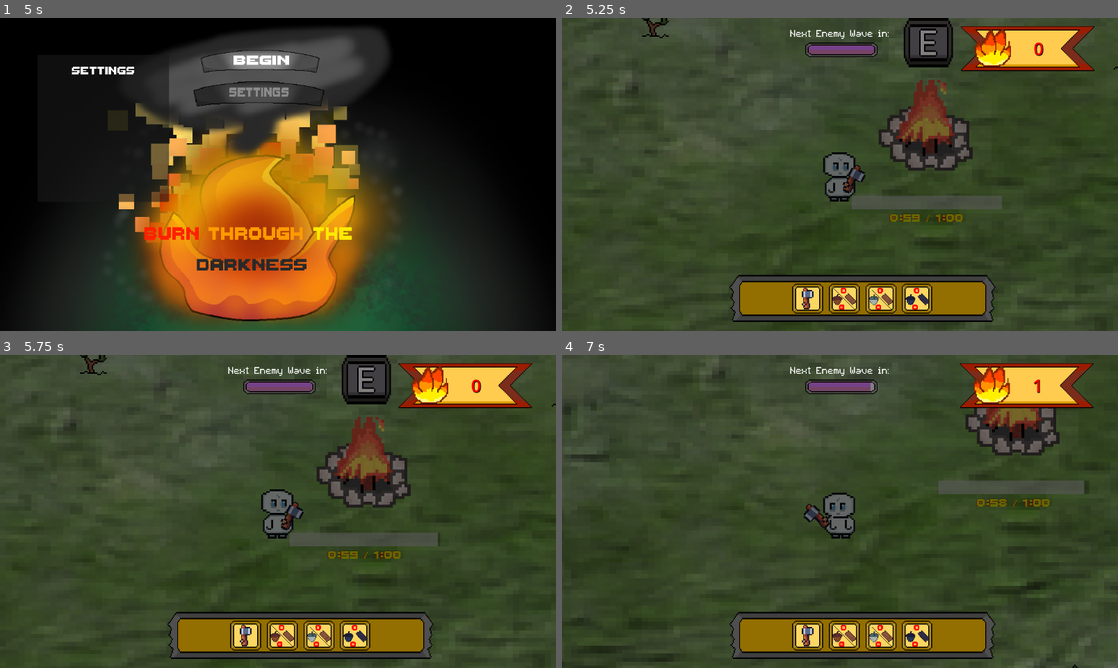
Above: before the commit, frames 1-4 (two rows, left to right).
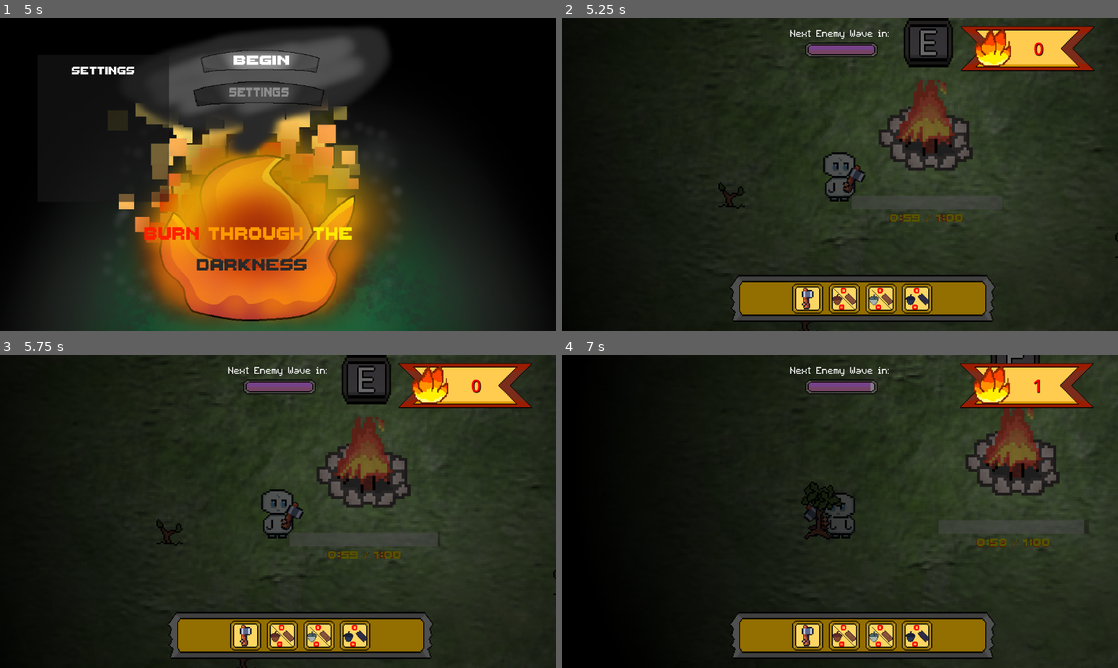
Above: after the commit, the same moments.

Repository: DaqCode/GameDevJS2025
Game: Godot game, scene res://scenes/UI/menu/menu.tscn
Same seed, same stepped clock (60 frames per second), same inputs: the game is played once before the commit and once after it.
Inputs (mouse positions are in pixels of both pictures, inside the frame that each line leads up to):
- Up to frame 1 (5 s): tap Enter at 0.5 s; move the mouse to (400, 158) at 0.52 s; hold D (right) 0.53-1.28 s; hold E (interact) 0.53-1.28 s; tap Space at 1.25 s; move the mouse to (166, 190) at 1.27 s; hold S (down) 1.28-2.03 s; tap E (interact) at 1.35, 2.85 s; move the mouse to (333, 105) at 2.02 s; hold D (right) 2.03-2.78 s; hold E (interact) 2.03-2.78 s; move the mouse to (250, 237) at 2.77 s; hold W (up) 2.78-3.53 s; move the mouse to (444, 221) at 3.52 s; hold A (left) 3.53-4.25 s; hold E (interact) 3.53-4.25 s; click (261, 96) at 4.25 s
- Up to frame 2 (5.25 s): click (823, 64) at 5 s
- Up to frame 3 (5.75 s): no input
- Up to frame 4 (7 s): tap Enter at 5.75 s; move the mouse to (673, 464) at 5.77 s; hold A (left) 5.78-6.53 s; tap E (interact) at 5.85 s; move the mouse to (867, 511) at 6.52 s; hold S (down) from 6.53 s (still down); hold E (interact) from 6.53 s (still down)

Frame 1 is identical in both runs. In frame 2, 53% of the frame differs, in the area x 0-100%, y 0-100%; in frame 3, 53%; in frame 4, 65%.

Commit message:
Fixed things I think? Its 12Am and im crashing out

Diff:
--- a/gamedevjs2025/events/events.gd
+++ b/gamedevjs2025/events/events.gd
@@ -19,3 +19,5 @@
 # used when an upgrade is bought, connects to tree type script to update their stats if needed
 # like for example when a upgrade for tree grow time is bought we need to apply to change to all living trees and to do that
 #	we need to call a func on the treee script
+
+signal spawnTrees
--- a/gamedevjs2025/global/globalPlayerScript.gd
+++ b/gamedevjs2025/global/globalPlayerScript.gd
@@ -36,10 +36,12 @@
 	set(val):
 		var fireMaxTimeBuffs = [60,105,135,150] # in seconds added to the fire_duration var in campfire]
 		var varfireRaduiusBuffs = [13,18,23,50]
+		var treeSpawnRadiuIncreases = [1,1.2,1.5,2]
 		fireMaxTimeBuff = fireMaxTimeBuffs[val]
-		fireRaduiusBuff = fireMaxTimeBuffs[val]
+		fireRaduiusBuff = varfireRaduiusBuffs[val]
 		fur_fire_upgrade = val
 		Events.upgradeBought.emit()
+		Events.spawnTrees.emit()
 # for light radious and burn time
 # Lvl 0: 1:00 death, scale = 9.0, Lvl 1: 1:45 death, scale = 14.0,
 #Lvl 2: 2:15 death, scale = 20.0, Lvl 3: 2:30 death, scale = 40.0
@@ -47,7 +49,6 @@
 # for use in campfire script to change the death time and scale
 var fireMaxTimeBuff = 60
 var fireRaduiusBuff = 13
-
 
 var angry_mus_upgrade : int = 0 :
 	set(val):
@@ -83,7 +84,6 @@
 	"type 2 acorn": 0
 }
 
-
 @export var current_total_ashes: int = 0
 @export var total_ashes_throughout: int = 0
 
--- a/gamedevjs2025/scenes/UI/main_scene.tscn
+++ b/gamedevjs2025/scenes/UI/main_scene.tscn
@@ -25,13 +25,14 @@
 anchors_preset = 15
 anchor_right = 1.0
 anchor_bottom = 1.0
-offset_left = -166.0
-offset_top = -218.0
-offset_right = 1497.0
-offset_bottom = 813.0
+offset_left = -5879.0
+offset_top = -3828.0
+offset_right = 7906.0
+offset_bottom = 6177.0
 grow_horizontal = 2
 grow_vertical = 2
 texture = ExtResource("2_4jxuj")
+stretch_mode = 1
 
 [node name="Trees" type="Node" parent="."]
 
@@ -92,4 +93,9 @@
 [node name="DirectionalLight2D" type="DirectionalLight2D" parent="."]
 blend_mode = 1
 
+[node name="StaticBody2D" type="StaticBody2D" parent="."]
+
+[node name="CollisionPolygon2D" type="CollisionPolygon2D" parent="StaticBody2D"]
+polygon = PackedVector2Array(-2037, -1496, -2055, 2237, 3228, 2285, 3232, -1463, -2029, -1499, -2101, -1998, 4297, -2047, 3929, 2536, -3585, 3176, -3027, -2339)
+
 [connection signal="timeout" from="AshCountForLater" to="." method="_on_ash_count_for_later_timeout"]
--- a/gamedevjs2025/scenes/assets/campfire/campfire.gd
+++ b/gamedevjs2025/scenes/assets/campfire/campfire.gd
@@ -12,15 +12,14 @@
 
 var can_interact : bool = false
 
+var tweenTime = 10
+
 # might be better to do this system as an array but this works and its a jam
 var plankBurnTimes = { # plank type : burn time (seconds)
 	"type 0 plank": 1,
 	"type 2 plank": 2,
 	"type 1 plank": 3
 }
-
-var minEnergy = 0.5
-var maxEnergy = 0.5
 
 @onready var pointLight = $PointLight2D
 
@@ -36,14 +35,11 @@
 func updateAfterUpgrade():
 	fire_duration = GlobalPlayerScript.fireMaxTimeBuff
 	progress_bar.max_value = fire_duration
-	pointLight.texture_scale = GlobalPlayerScript.fireRaduiusBuff
+
+	var tween = get_tree().create_tween()
+	tween.tween_property(pointLight,"texture_scale",GlobalPlayerScript.fireRaduiusBuff,tweenTime)
 
 func _process(_delta) -> void:
-	pass
-	# The middle is 25
-	# The middle of the scale is Vector2(18.0, 13.59)
-	#pointLight.energy = randf_range(minEnergy, maxEnergy)
-	#pointLight.texture_scale = GlobalPlayerScript.fireRaduiusBuff
 
 	if Input.is_action_just_pressed("interact") and can_interact:
 		Events.emit_signal("open_upgrade")
--- a/gamedevjs2025/scenes/assets/campfire/campfire.tscn
+++ b/gamedevjs2025/scenes/assets/campfire/campfire.tscn
@@ -1,10 +1,20 @@
-[gd_scene load_steps=16 format=3 uid="uid://v4rjai458d82"]
+[gd_scene load_steps=17 format=3 uid="uid://v4rjai458d82"]
 
 [ext_resource type="Texture2D" uid="uid://bbaymxyveihos" path="res://art/campfire/testCampfire.png" id="1_vhsok"]
 [ext_resource type="Script" uid="uid://dfn21imcakt7m" path="res://scenes/assets/campfire/campfire.gd" id="2_iudvd"]
-[ext_resource type="Texture2D" uid="uid://u0p3scasmocm" path="res://art/campfire/randomOval.png" id="2_k5uvh"]
 [ext_resource type="Texture2D" uid="uid://ppeybl4am48u" path="res://art/ui/interact-button-e.png" id="5_0g0qi"]
 [ext_resource type="FontFile" uid="uid://c0c1tspy4wjh1" path="res://art/fonts/ThaleahFat.ttf" id="5_l2mf0"]
+
+[sub_resource type="Gradient" id="Gradient_6j6n6"]
+colors = PackedColorArray(1, 1, 1, 1, 0, 0, 0, 1)
+
+[sub_resource type="GradientTexture2D" id="GradientTexture2D_0g0qi"]
+gradient = SubResource("Gradient_6j6n6")
+width = 960
+height = 960
+fill = 1
+fill_from = Vector2(0.5, 0.5)
+fill_to = Vector2(0.846154, 0.194444)
 
 [sub_resource type="Gradient" id="Gradient_vhsok"]
 offsets = PackedFloat32Array(0.0693069, 0.30099, 0.526733, 0.790099, 0.89703, 1)
@@ -76,7 +86,7 @@
 
 [node name="PointLight2D" type="PointLight2D" parent="."]
 energy = 0.5
-texture = ExtResource("2_k5uvh")
+texture = SubResource("GradientTexture2D_0g0qi")
 texture_scale = 13.0
 
 [node name="CampfireOverlay" type="Sprite2D" parent="."]
--- a/gamedevjs2025/scenes/assets/trees/tree_types.tscn
+++ b/gamedevjs2025/scenes/assets/trees/tree_types.tscn
@@ -18,6 +18,7 @@
 size = Vector2(43, 51)
 
 [node name="TreeTypes" type="StaticBody2D" groups=["Tree"]]
+y_sort_enabled = true
 script = ExtResource("1_6j25m")
 
 [node name="TreeTexture" type="Sprite2D" parent="."]
--- a/gamedevjs2025/scenes/characters/bron/bron.tscn
+++ b/gamedevjs2025/scenes/characters/bron/bron.tscn
@@ -229,6 +229,7 @@
 height = 28.0
 
 [node name="Bron" type="CharacterBody2D" groups=["player"]]
+y_sort_enabled = true
 texture_filter = 1
 texture_repeat = 1
 scale = Vector2(0.35, 0.35)
--- a/gamedevjs2025/scenes/mainPlayArea/main_scene.gd
+++ b/gamedevjs2025/scenes/mainPlayArea/main_scene.gd
@@ -12,15 +12,20 @@
 # - Never in the global position between: 631.0, 265.0    and 719.0 322.0
 # - Each of these trees need to be instantiated, and connected to a signal for the player to chop down.
 
+var minTrees = 50
+var maxTrees = 100
+
 func _ready() -> void:
 	Events.tree_chopped_down.connect(spawn_tree)
 	reset_game()
+	$AshCountForLater.start()
+	spawn_trees()
+	#Events.spawnTrees.connect(spawn_trees)
 
-	$AshCountForLater.start()
-	for i in range(randi_range(3, 7)):
+func spawn_trees():
+	for i in range(randi_range(minTrees, maxTrees)):
 		spawn_tree()
 		# print("Tree %d at %s" % [i, tree.pos])
-
 
 func spawn_tree() -> void:
 	print("Another Tree Spawned")
@@ -35,9 +40,13 @@
 
 
 	add_child(tree)
-
+	var imCrashingOUt = 1
 	while true:
-		var pos = Vector2(randf_range(428, 892), randf_range(156, 406))
+		var xRange = 892*imCrashingOUt
+		var yRange = 406*imCrashingOUt
+		var xOffset = randf_range(-xRange,xRange)
+		var yOffset = randf_range(-yRange,yRange)
+		var pos = Vector2(position.x + xOffset,position.y + yOffset)
 		if is_in_campfire_zone(pos):
 			continue
 
@@ -81,6 +90,6 @@
 
 
 # all this code is for debug only
-#func _process(delta: float) -> void:
-	#if Input.is_action_just_pressed("ashDebug"):
-		#GlobalPlayerScript.current_total_ashes += 500
+func _process(delta: float) -> void:
+	if Input.is_action_just_pressed("ashDebug"):
+		GlobalPlayerScript.current_total_ashes += 500
